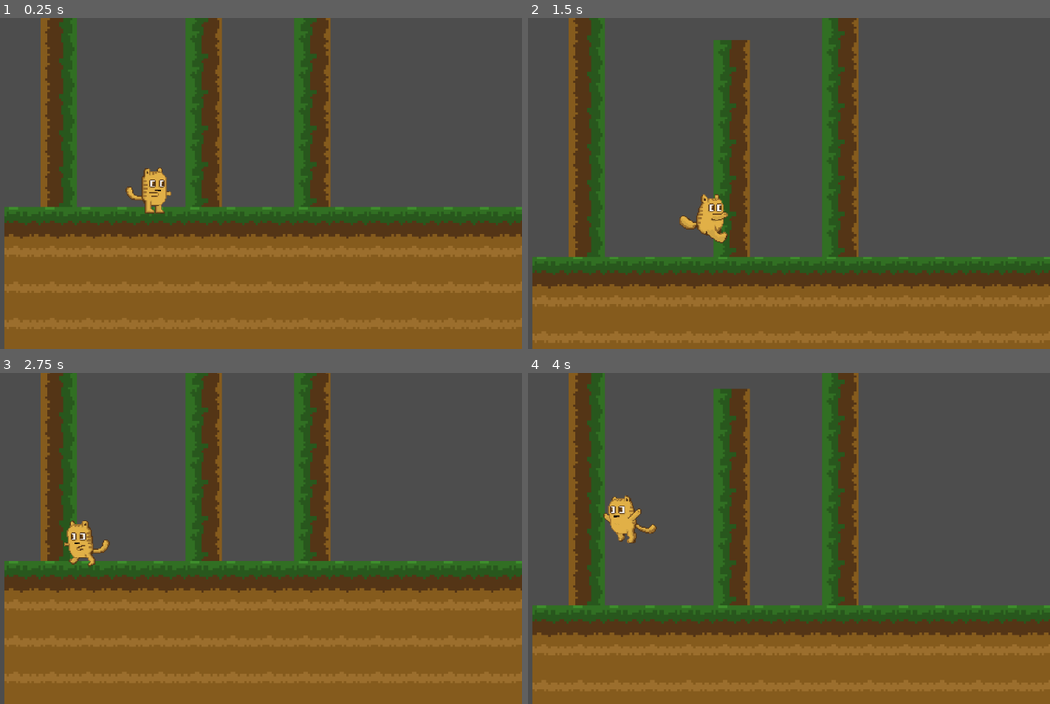
Above: before the commit, frames 1-4 (two rows, left to right).
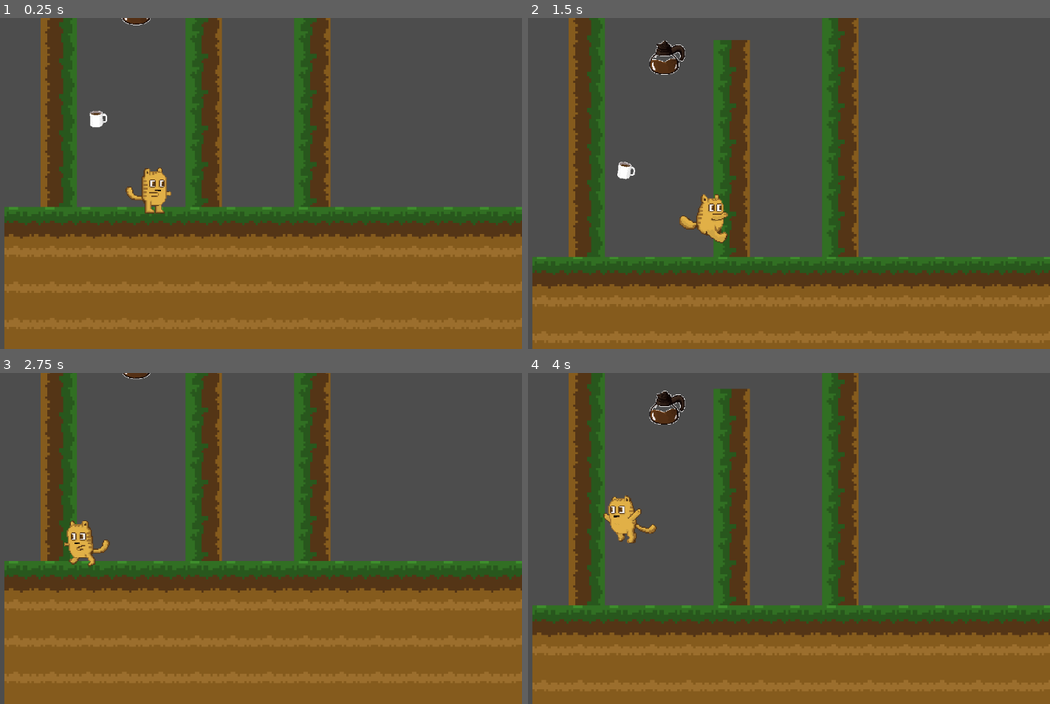
Above: after the commit, the same moments.

Repository: rnakkas/CoffeeCatProject
Game: Godot game, scene res://Scenes/test_level.tscn
Same seed, same stepped clock (60 frames per second), same inputs: the game is played once before the commit and once after it. The engine's default icon, where the game draws it, is replaced by a stand-in: a white triangle on a blue panel in a dark square.
Inputs:
- Up to frame 1 (0.25 s): no input
- Up to frame 2 (1.5 s): hold Right (move_right) from 0.53 s (still down); tap Space (jump) at 0.77 s
- Up to frame 3 (2.75 s): tap Space (jump) at 1.52 s; release Right (move_right) at 2.03 s; hold Left (move_left) from 2.03 s (still down)
- Up to frame 4 (4 s): release Left (move_left) at 2.78 s; hold Right (move_right) from 2.78 s (still down); tap Space (jump) at 3.02, 3.77 s

The runs differ from the first frame. In frame 1, 0.2% of the frame differs, in the area x 17-29%, y 0-34%; in frame 2, 0.6%, in the area x 17-31%, y 6-49%; in frame 3, less than 0.1%; in frame 4, 0.5%.

Commit message:
updated more stuff

Diff:
--- a/Scenes/coffee.tscn
+++ b/Scenes/coffee.tscn
@@ -94,7 +94,7 @@
 }]
 
 [sub_resource type="CircleShape2D" id="CircleShape2D_shag6"]
-radius = 19.105
+radius = 4.0
 
 [node name="coffee" type="Area2D"]
 collision_layer = 4
@@ -103,14 +103,13 @@
 
 [node name="sprite" type="AnimatedSprite2D" parent="."]
 position = Vector2(10, 13)
-scale = Vector2(0.695, 0.745)
+scale = Vector2(0.15, 0.161)
 sprite_frames = SubResource("SpriteFrames_nm0lc")
 animation = &"idle"
-frame = 3
-frame_progress = 0.60301
+frame_progress = 0.784905
 
 [node name="collider" type="CollisionShape2D" parent="."]
-position = Vector2(10, 12)
+position = Vector2(10, 14)
 shape = SubResource("CircleShape2D_shag6")
 
 [connection signal="body_entered" from="." to="." method="_on_body_entered"]
--- a/Scenes/coffee_pot.tscn
+++ b/Scenes/coffee_pot.tscn
@@ -73,7 +73,7 @@
 }]
 
 [sub_resource type="CircleShape2D" id="CircleShape2D_o754r"]
-radius = 38.833
+radius = 8.0
 
 [node name="coffee_pot" type="Area2D"]
 collision_layer = 4
@@ -81,12 +81,11 @@
 script = ExtResource("1_ye5fj")
 
 [node name="sprite" type="AnimatedSprite2D" parent="."]
-scale = Vector2(0.75, 0.75)
+scale = Vector2(0.15, 0.15)
 sprite_frames = SubResource("SpriteFrames_e1eib")
 animation = &"idle"
 
 [node name="collider" type="CollisionShape2D" parent="."]
-position = Vector2(2, 1)
 shape = SubResource("CircleShape2D_o754r")
 
 [connection signal="body_entered" from="." to="." method="_on_body_entered"]
--- a/Scenes/hud.tscn
+++ b/Scenes/hud.tscn
@@ -24,7 +24,7 @@
 
 [node name="coffee_score_sprite" type="AnimatedSprite2D" parent="."]
 position = Vector2(50, 50)
-scale = Vector2(1.09375, 1.125)
+scale = Vector2(1, 1.028)
 sprite_frames = SubResource("SpriteFrames_8v1qm")
 animation = &"hud"
 
--- a/Scenes/level_end.tscn
+++ b/Scenes/level_end.tscn
@@ -132,7 +132,7 @@
 }]
 
 [sub_resource type="RectangleShape2D" id="RectangleShape2D_ppgx8"]
-size = Vector2(121, 233)
+size = Vector2(34, 63)
 
 [node name="level_end" type="Area2D"]
 collision_layer = 8
@@ -141,13 +141,13 @@
 
 [node name="sprite" type="AnimatedSprite2D" parent="."]
 modulate = Color(1, 0.929412, 0, 1)
-position = Vector2(-3.5, 52.5)
-scale = Vector2(0.945313, 1.82031)
+position = Vector2(1, -1)
+scale = Vector2(0.265625, 0.492186)
 sprite_frames = SubResource("SpriteFrames_13lvr")
 animation = &"idle"
 
 [node name="collider" type="CollisionShape2D" parent="."]
-position = Vector2(-3.5, 52.5)
+position = Vector2(1, -1)
 shape = SubResource("RectangleShape2D_ppgx8")
 debug_color = Color(0.604997, 0.541178, 0.0129845, 0.42)
 
--- a/Scenes/player.tscn
+++ b/Scenes/player.tscn
@@ -281,9 +281,7 @@
 position = Vector2(-9, -1)
 scale = Vector2(0.25, 0.25)
 sprite_frames = SubResource("SpriteFrames_4jm0p")
-animation = &"fall"
-frame = 3
-frame_progress = 1.0
+animation = &"idle"
 
 [node name="collider" type="CollisionShape2D" parent="."]
 position = Vector2(-9, 0)
--- a/Scenes/test_level.tscn
+++ b/Scenes/test_level.tscn
@@ -92,8 +92,7 @@
 [node name="items" type="Node" parent="."]
 
 [node name="coffee" parent="items" instance=ExtResource("2_wkv4d")]
-visible = false
-position = Vector2(547, -243)
+position = Vector2(63, 117)
 
 [node name="coffee8" parent="items" instance=ExtResource("2_wkv4d")]
 visible = false
@@ -124,8 +123,7 @@
 position = Vector2(349, 178)
 
 [node name="coffee_pot" parent="items" instance=ExtResource("2_6cst6")]
-visible = false
-position = Vector2(704, -441)
+position = Vector2(91, 82)
 
 [node name="coffee_pot2" parent="items" instance=ExtResource("2_6cst6")]
 visible = false
@@ -144,5 +142,4 @@
 position_smoothing_speed = 2.835
 
 [node name="level_end" parent="." instance=ExtResource("6_ouf0m")]
-visible = false
-position = Vector2(895, 232)
+position = Vector2(352, 130)
--- a/Scripts/ItemCollection.gd
+++ b/Scripts/ItemCollection.gd
@@ -9,7 +9,7 @@
 	var tween_2: Tween = object.get_tree().create_tween();
 	#animation.play("collect");
 	tween_1.tween_property(object, "modulate:a", 0, 0.4);
-	tween_2.tween_property(object, "position", object.position - Vector2(0, 150), 0.5);
+	tween_2.tween_property(object, "position", object.position - Vector2(0, 50), 0.5);
 	tween_2.tween_callback(object.queue_free);
 
 func _increase_score(object: Object, level_manager: Node) -> void:
